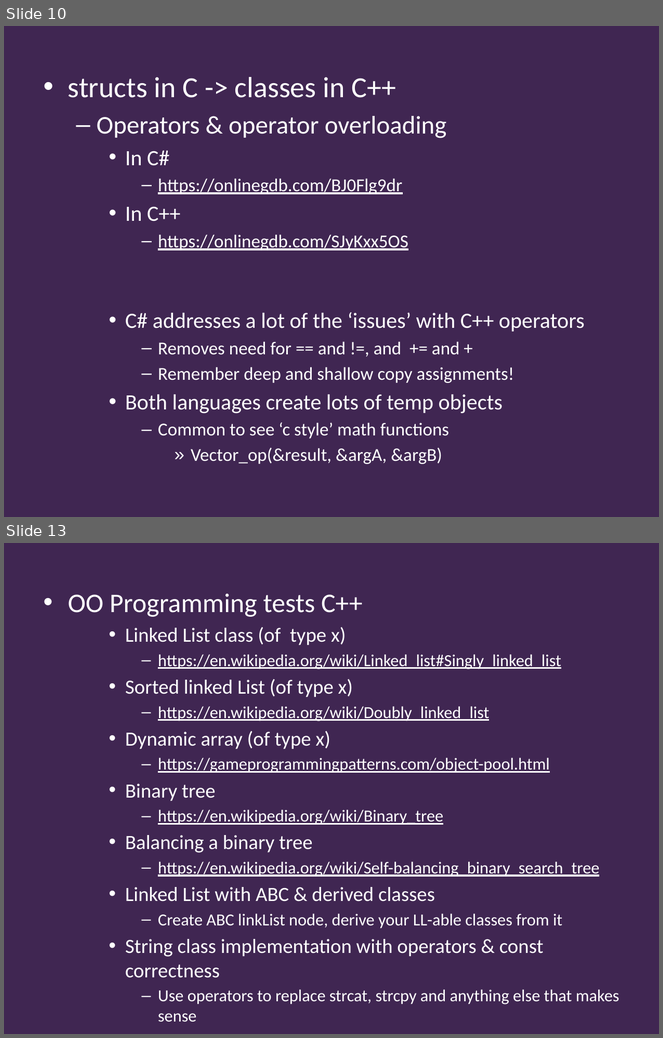
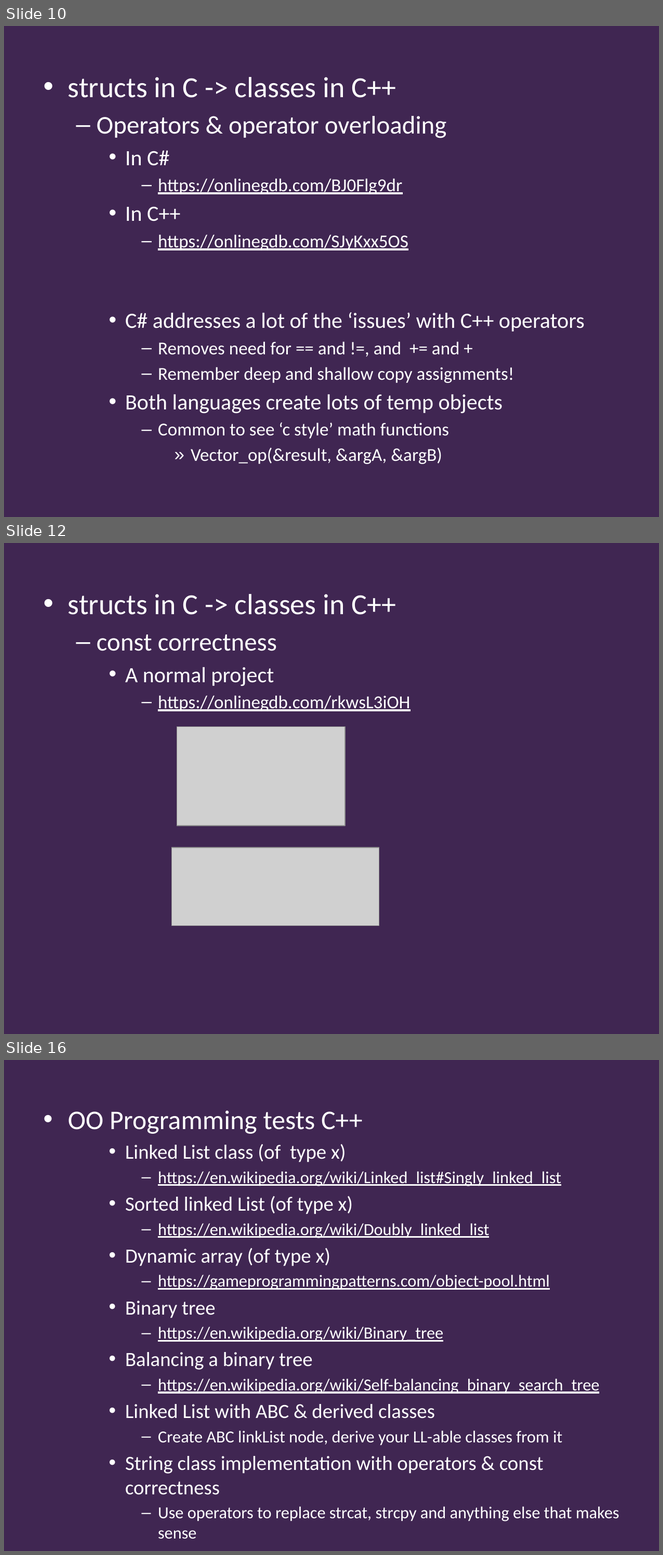
Before and after one commit to Falmouth-Games-Academy/ba-course-materials, a slide deck: GAM340/04/programming/2019-20-GAM340-04-programming-workshop.pptx. Shown one above the other, each under a label of ours: slides 10 and 13 before the commit, slides 10, 12 and 16 after it; the slides between them are not shown. The pictures are 663x1038 and 663x1555 pixels, drawn with LibreOffice and Linux fonts; fonts in the diff are those of the drawing; grey boxes stand for pictures; background and template pictures are left out. Boxes give left, top, right and bottom in pixels: in the first picture for what was removed or moved away, otherwise in the second. Text is boxed around its words. In the diff, an @@ line names an element or a change of style, - is before the commit and + after.

```diff
--- a/GAM340/04/programming/2019-20-GAM340-04-programming-workshop.pptx
+++ b/GAM340/04/programming/2019-20-GAM340-04-programming-workshop.pptx
@@ slide 12 added at bbox=[4, 543, 659, 1034], background #402652 @@
@@ text added at bbox=[68, 594, 410, 711], 20 pt, text #FFFFFF @@
+• structs in C -> classes in C++
+  – const correctness
+    • A normal project
+      – https://onlinegdb.com/rkwsL3iOH
@@ picture added at bbox=[177, 727, 345, 826] @@
@@ picture added at bbox=[172, 848, 379, 926] @@
@@ what was slide 13 is now slide 16 @@
```
Also in this commit, not shown: 2 slides changed, 2 other slides added, 4 other files.
